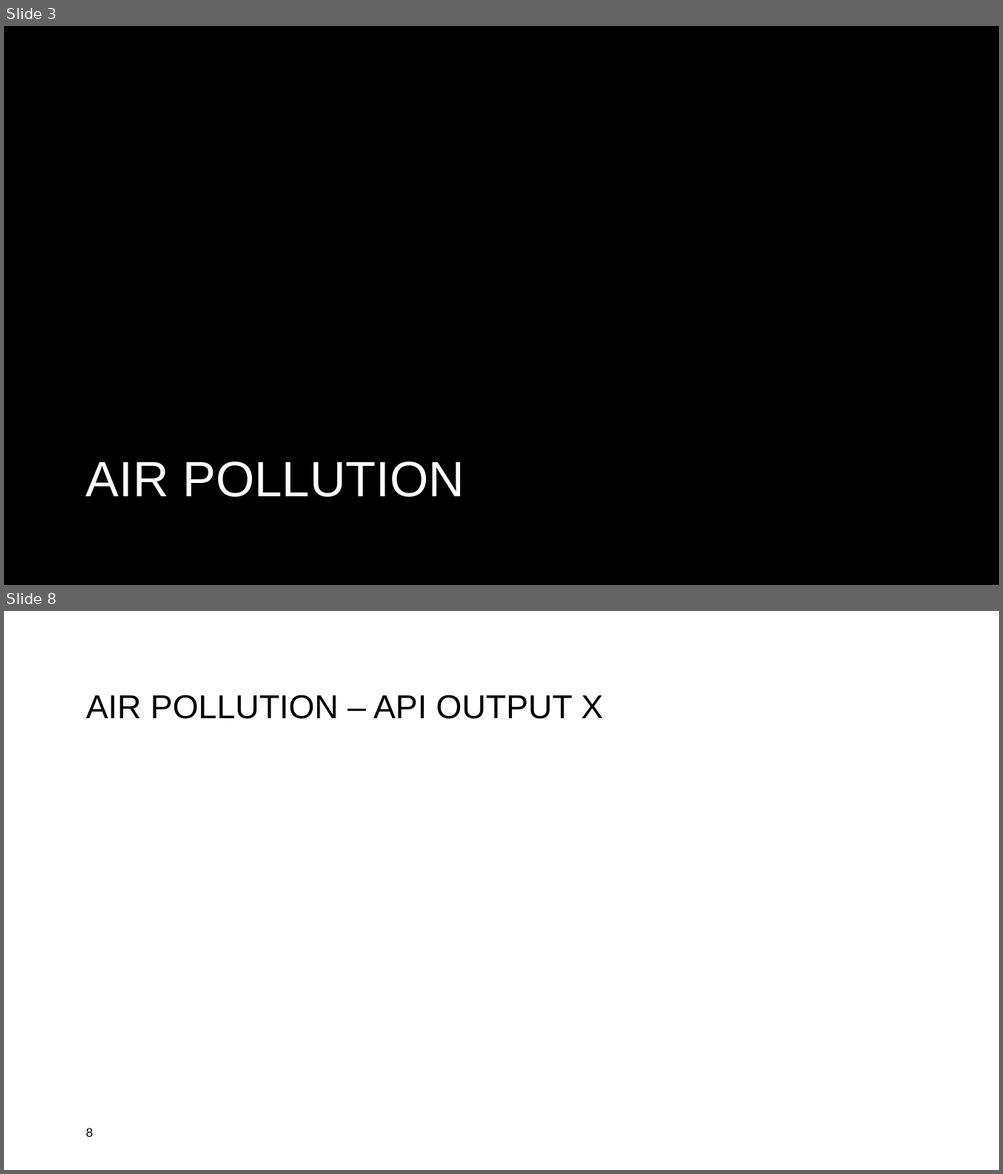
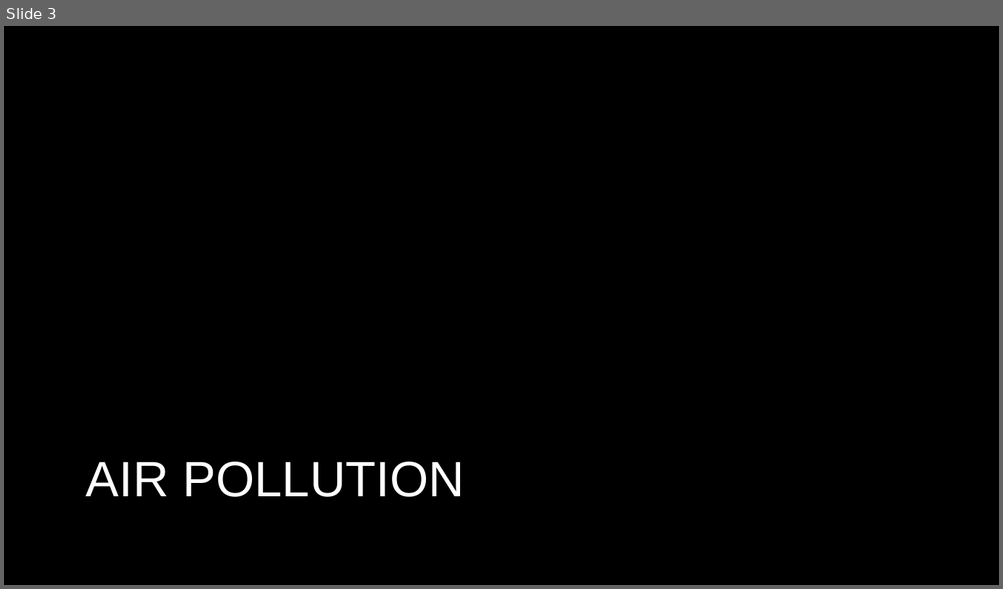
Before and after one commit to lennartklose96/DataScienceProject, a slide deck: Data-Science-Project2Präsi.pptx. Shown one above the other, each under a label of ours: slides 3 and 8 before the commit, slide 3 after it; the slides between them are not shown. The pictures are 1003x1174 and 1003x589 pixels, drawn with LibreOffice and Linux fonts; fonts in the diff are those of the drawing; background and template pictures are left out. Boxes give left, top, right and bottom in pixels: in the first picture for what was removed or moved away, otherwise in the second. Text is boxed around its words. In the diff, an @@ line names an element or a change of style, - is before the commit and + after.

```diff
--- a/Data-Science-Project2Präsi.pptx
+++ b/Data-Science-Project2Präsi.pptx
@@ slide 8 removed at box(4, 611, 999, 1170), background #FFFFFF @@
@@ title removed at box(86, 695, 603, 719) @@
-AIR POLLUTION – API OUTPUT X
@@ page number removed at box(86, 1128, 93, 1137) @@
-8
```
Also in this commit, not shown: 6 slides changed, 2 slides added, 1 other file.
